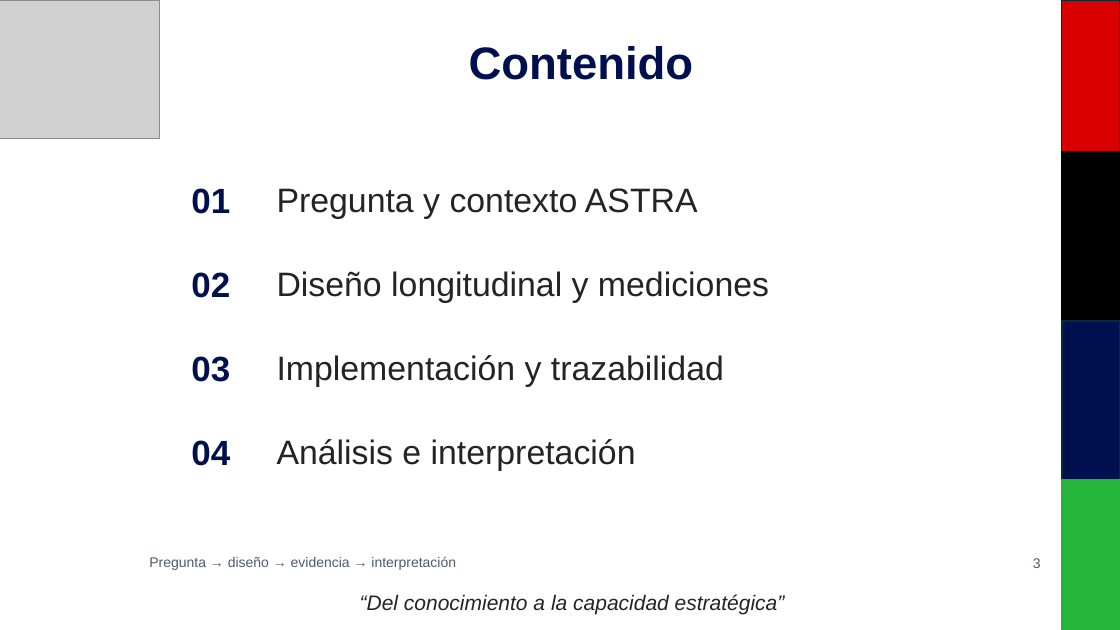
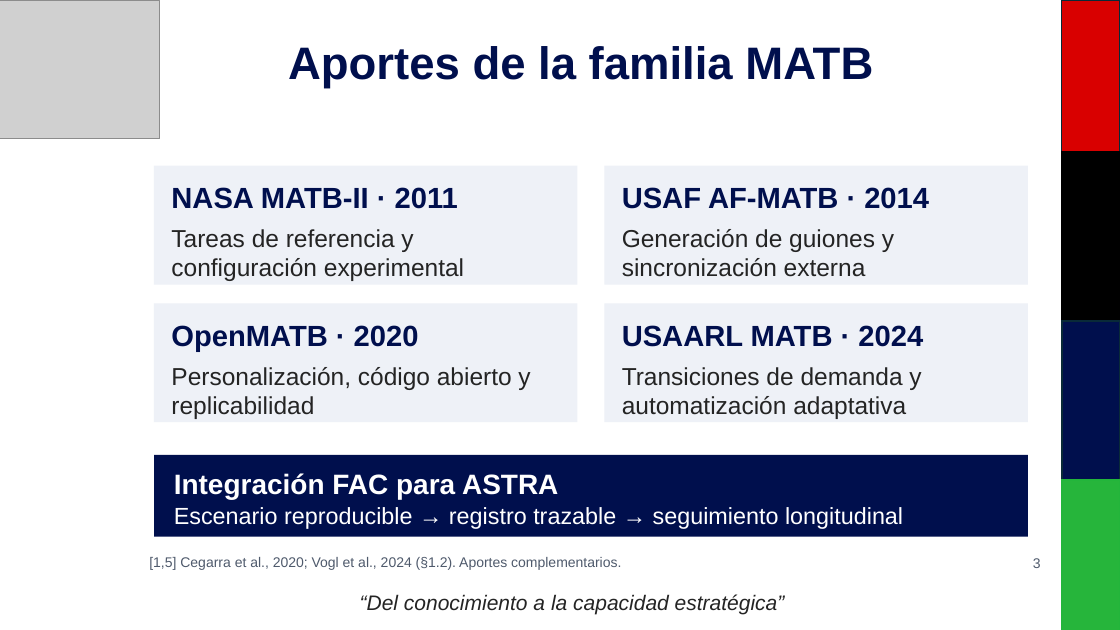
Before and after one commit to strikerdlm/MATB, a slide deck: slide 3 of CEINNA/entregables/ASTRA_MATB_III_CEINNA_es.pptx. Drawn at 1120x630 pixels with LibreOffice and Linux fonts; fonts in the diff are those of the drawing; grey boxes stand for pictures. Boxes give left, top, right and bottom in pixels: in the first picture for what was removed or moved away, otherwise in the second. Text is boxed around its words. In the diff, an @@ line names an element or a change of style, - is before the commit and + after.

```diff
--- a/CEINNA/entregables/ASTRA_MATB_III_CEINNA_es.pptx
+++ b/CEINNA/entregables/ASTRA_MATB_III_CEINNA_es.pptx
@@ text at [288,46,873,88]: text changed @@
-Contenido
+Aportes de la familia MATB
@@ rectangle added at [154,166,577,285], fill #EEF1F7 @@
@@ rectangle added at [604,166,1028,285], fill #EEF1F7 @@
@@ text at [171,187,458,209]: text changed; size 29 to 25 pt; text colour #242424 to #000F4D; bold on @@
-Pregunta y contexto ASTRA
+NASA MATB-II · 2011
@@ text removed at [191,188,230,214] @@
-01
@@ text added at [622,187,929,209], 25 pt, text #000F4D, bold @@
+USAF AF-MATB · 2014
@@ text added at [171,229,464,281], 21 pt, text #242424 @@
+Tareas de referencia y configuración experimental
@@ text at [622,229,894,277]: text changed; size 29 to 21 pt @@
-Implementación y trazabilidad
+Generación de guiones y sincronización externa
@@ text removed at [191,272,230,298] @@
-02
@@ text removed at [277,271,769,303] @@
-Diseño longitudinal y mediciones
@@ rectangle added at [154,303,577,423], fill #EEF1F7 @@
@@ text added at [171,325,419,352], 25 pt, text #000F4D, bold @@
+OpenMATB · 2020
@@ rectangle added at [604,303,1028,423], fill #EEF1F7 @@
@@ text added at [622,325,923,347], 25 pt, text #000F4D, bold @@
+USAARL MATB · 2024
@@ text removed at [191,356,230,382] @@
-03
@@ text added at [171,367,530,419], 21 pt, text #242424 @@
+Personalización, código abierto y replicabilidad
@@ text added at [622,367,921,419], 21 pt, text #242424 @@
+Transiciones de demanda y automatización adaptativa
@@ text removed at [191,440,230,466] @@
-04
@@ text removed at [277,439,636,471] @@
-Análisis e interpretación
@@ rectangle added at [154,455,1028,537], fill #000F4D @@
@@ text added at [174,473,558,499], 24 pt, text #FFFFFF, bold @@
+Integración FAC para ASTRA
@@ text added at [174,507,903,529], 20 pt, text #FFFFFF @@
+Escenario reproducible → registro trazable → seguimiento longitudinal
@@ text at [149,557,621,570]: text changed @@
-Pregunta → diseño → evidencia → interpretación
+[1,5] Cegarra et al., 2020; Vogl et al., 2024 (§1.2). Aportes complementarios.
```
Also in this commit, not shown: 4 other slides changed, 43 other files.
